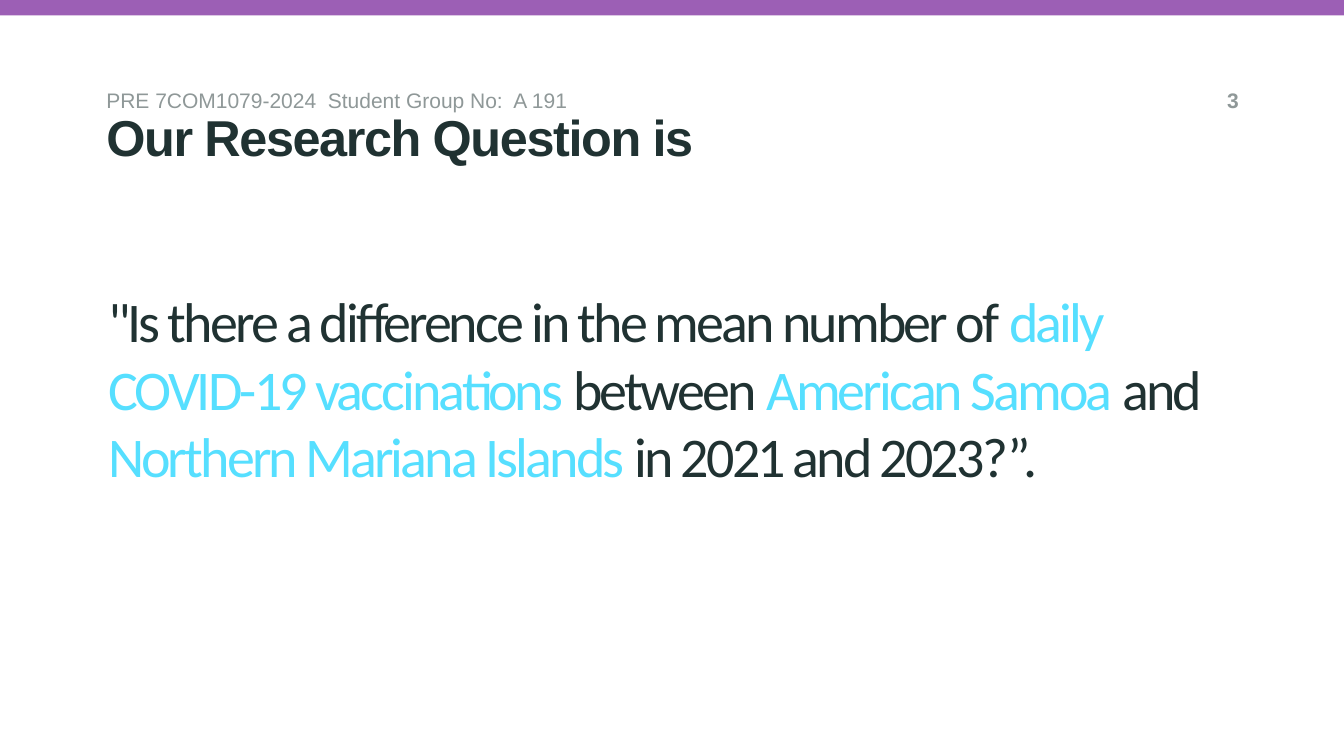
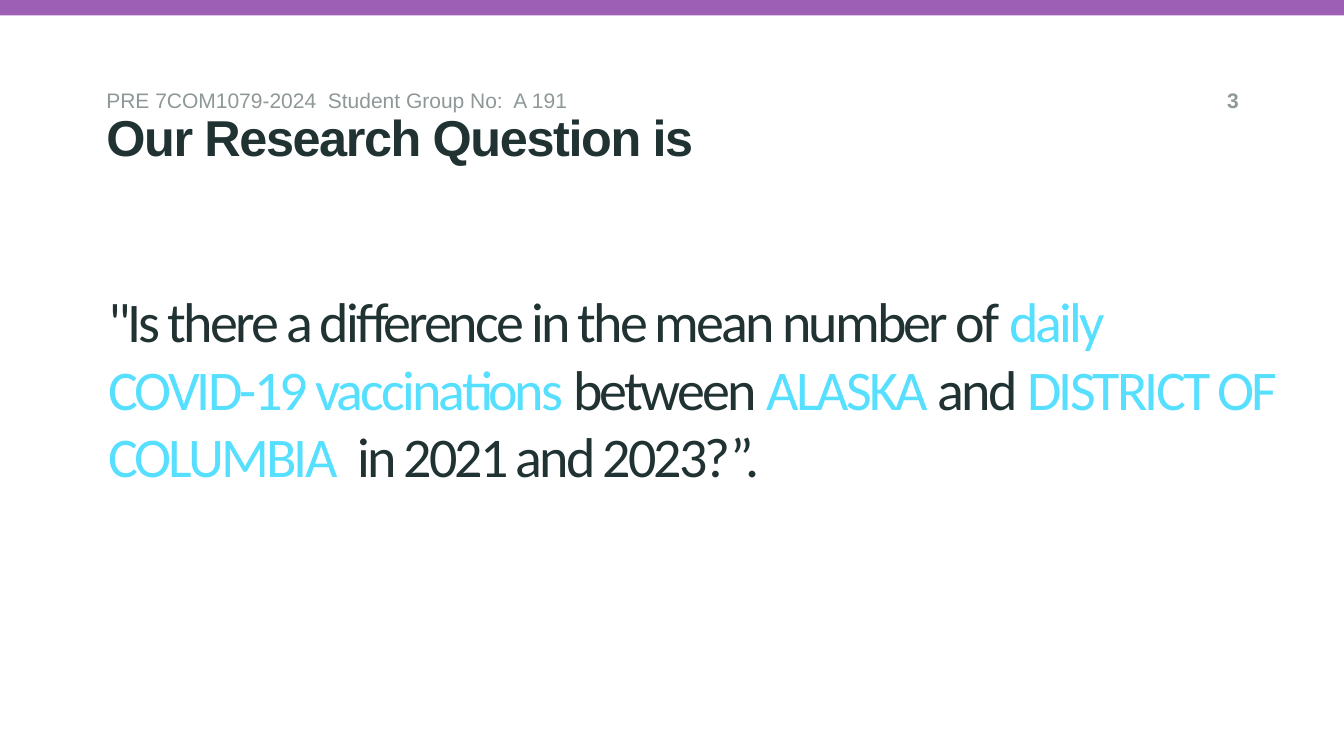
Before and after one commit to am23apn/usa_covid, a slide deck: slide 5 of reseach_question_presentation_template.pptx. Drawn at 1344x756 pixels with LibreOffice and Linux fonts; fonts in the diff are those of the drawing; background and template pictures are left out. Boxes give left, top, right and bottom in pixels: in the first picture for what was removed or moved away, otherwise in the second. Text is boxed around its words. In the diff, an @@ line names an element or a change of style, - is before the commit and + after.

```diff
--- a/reseach_question_presentation_template.pptx
+++ b/reseach_question_presentation_template.pptx
@@ title at box(108, 303, 1278, 478): text changed @@
-"Is there a difference in the mean number of daily COVID-19 vaccinations between American Samoa and Northern Mariana Islands in 2021 and 2023?”.
+"Is there a difference in the mean number of daily COVID-19 vaccinations between ALASKA and DISTRICT OF COLUMBIA in 2021 and 2023?”.
```
Also in this commit, not shown: 1 other slide changed, 1 other file.
